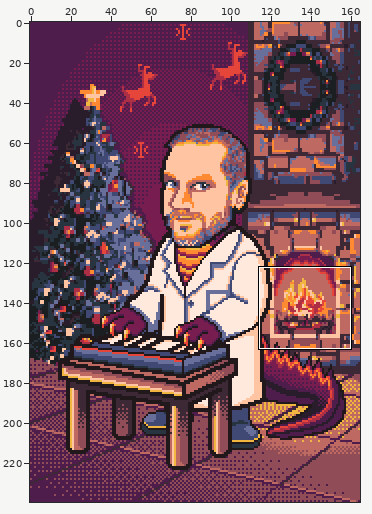
Pixel-art file: 25/SW/src/assets/main.aseprite. The first picture is a wide view before the edit; the outline marks the close-up.
Close-up. First the earlier version:
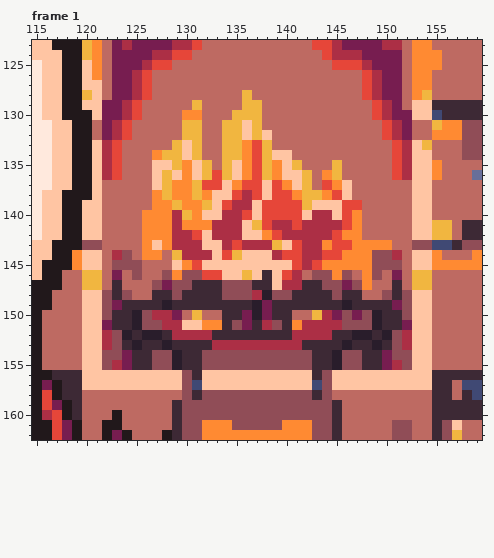
165x240 pixels, 12 frames. Shown: frame 1: x 115..159, y 123..162. The commit also changed other frames or places, which this record leaves out.
Now the later version:
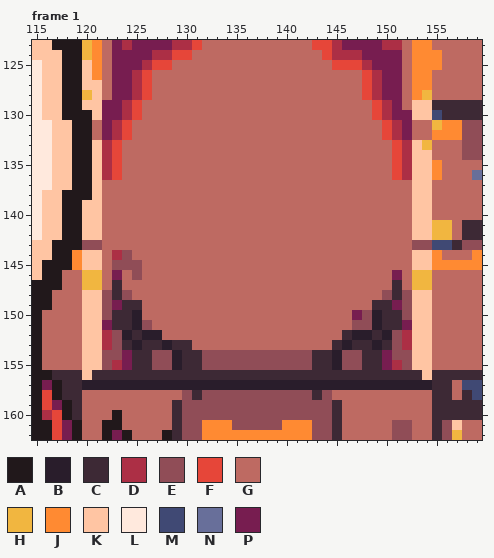
Palette (. is transparent): A #21181b  B #291d2b  C #3d2935  D #ac2f45  E #904d57  F #e64639  G #be6a62  H #f1b640  J #ff8a32  K #ffc5a3  L #ffe9dd  M #404974  N #686f9a  P #771d50
The edit:
Changed rows in their new state; - is an unchanged pixel.
Frame 1, layer "background/fireplace":
first column x 120:
128 ----------------G------------------
129 -----------G----GG-----------------
130 ----------GG---GGG-----------------
131 ----------GG--GGGG-----------------
132 ----------GG--GGGGG----------------
133 ---------GGG--GGGGG----------------
134 -------GGGGG--GGGGGGG--------------
135 -------GGGGGG-GGGGGGGG---G---------
136 -------GGGGGGGGGGGGGGGG-GG---------
137 -------GGGGGGGGGGGGGGGG-GGG--------
138 -------GGGGGGGGGGGGGGGGGGGG--------
139 -------GGGGGGGGGGGGGGGGGGGGG-------
140 ------GGGGGGGGGGGGGGGGGGGGGG-------
141 ------GGGGGGGGGGGGGGGGGGGGGG-------
142 ------GGGGGGGGGGGGGGGGGGGGGG-------
143 ------GGGGGGGGGGGGGGGGGGGGGGGGG----
144 ------GG-GGGGGGGGGGGGGGGGGGGGGGG---
145 ---------GGGGGGGGGGGGGGGGGGGGGGG---
146 --------GGGGGGGGGGGGGG-GGGG-GG-----
147 -------GGGGGGGGGGGGGGGGGGGGGG------
148 -------GGGGGGGGGGGGGGGGGGGGG-------
149 ------GGGGGGGGGGGGGGGGGGGGGGG------
150 ------GGGG-G--GGGGGGG--GGGG--------
151 -------GGGGGGGGGGGGGGGGGGGG--------
152 --------GGGGGGGGGGGGGGGGGG---------
153 -----------GGGGGGGGGGGGGG----------
156 -CCCCCCCCCC-CCCCCCCCCCC-CCCCCCCCCC-
157 BBBBBBBBBBBBBBBBBBBBBBBBBBBBBBBBBBB
Pixel boxes of the changes (left, top, right, bottom) in both close-ups:
changed: (82, 90, 432, 390)
